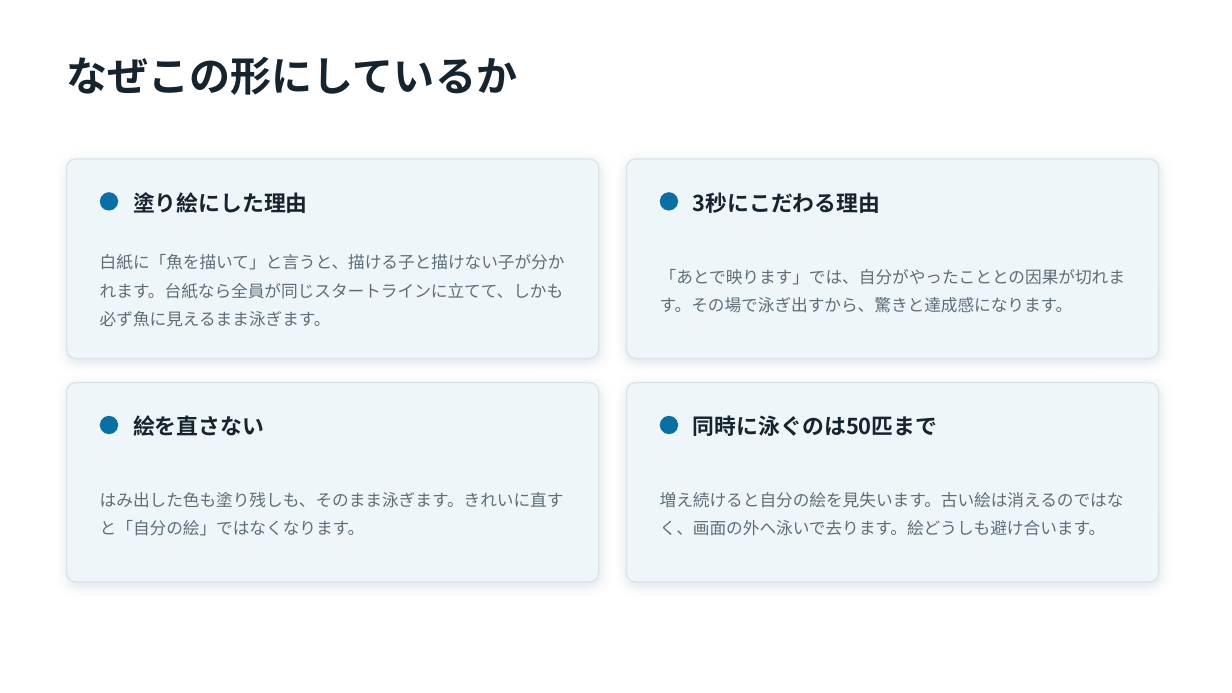
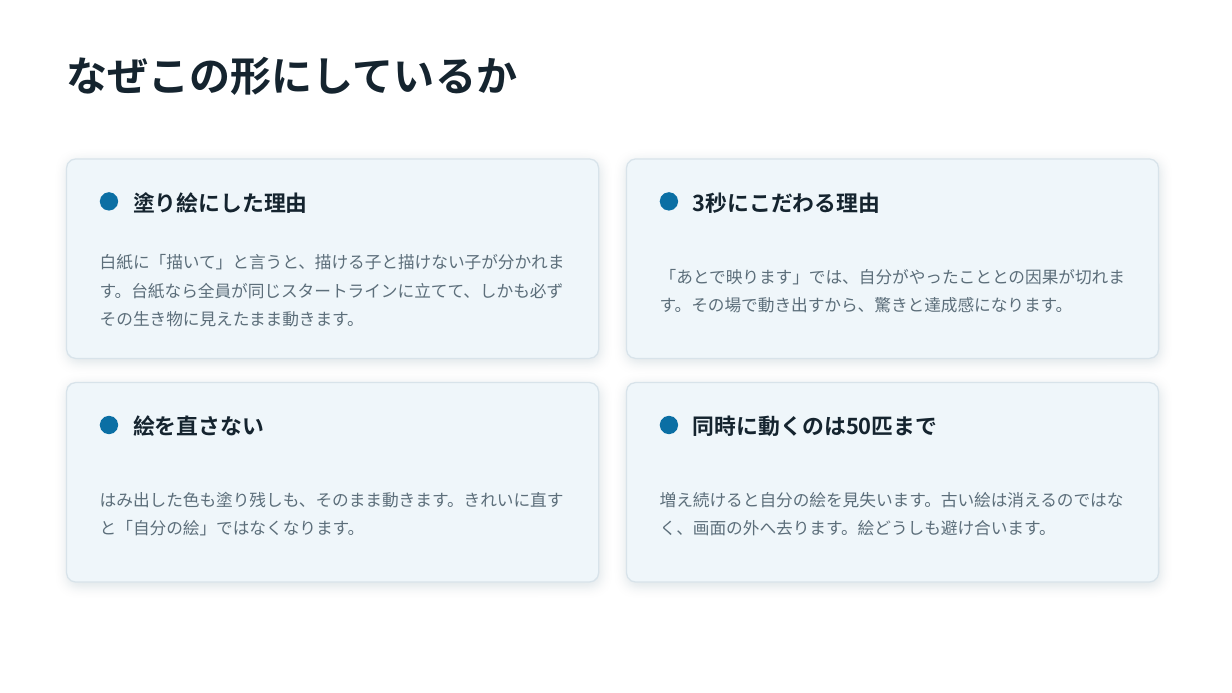
Before and after one commit to manakikido-jpg/PaintingsAquarium, a slide deck: slide 6 of docs/お絵かき水族館-企画書.pptx (slide 5 before the commit). Drawn at 1232x693 pixels with LibreOffice and Linux fonts; fonts in the diff are those of the drawing. Boxes give left, top, right and bottom in pixels: in the first picture for what was removed or moved away, otherwise in the second. Text is boxed around its words. In the diff, an @@ line names an element or a change of style, - is before the commit and + after.

```diff
--- a/docs/お絵かき水族館-企画書.pptx
+++ b/docs/お絵かき水族館-企画書.pptx
@@ text at bbox=[100, 254, 565, 327]: text changed @@
-白紙に「魚を描いて」と言うと、描ける子と描けない子が分かれます。台紙なら全員が同じスタートラインに立てて、しかも必ず魚に見えるまま泳ぎます。
+白紙に「描いて」と言うと、描ける子と描けない子が分かれます。台紙なら全員が同じスタートラインに立てて、しかも必ずその生き物に見えたまま動きます。
@@ text at bbox=[660, 269, 1125, 313]: text changed @@
-「あとで映ります」では、自分がやったこととの因果が切れます。その場で泳ぎ出すから、驚きと達成感になります。
+「あとで映ります」では、自分がやったこととの因果が切れます。その場で動き出すから、驚きと達成感になります。
@@ text at bbox=[693, 415, 937, 436]: text changed @@
-同時に泳ぐのは50匹まで
+同時に動くのは50匹まで
@@ text at bbox=[100, 492, 564, 536]: text changed @@
-はみ出した色も塗り残しも、そのまま泳ぎます。きれいに直すと「自分の絵」ではなくなります。
+はみ出した色も塗り残しも、そのまま動きます。きれいに直すと「自分の絵」ではなくなります。
@@ text at bbox=[660, 492, 1124, 536]: text changed @@
-増え続けると自分の絵を見失います。古い絵は消えるのではなく、画面の外へ泳いで去ります。絵どうしも避け合います。
+増え続けると自分の絵を見失います。古い絵は消えるのではなく、画面の外へ去ります。絵どうしも避け合います。
```
Also in this commit, not shown: 8 other slides changed, 2 slides added, 6 other files.
